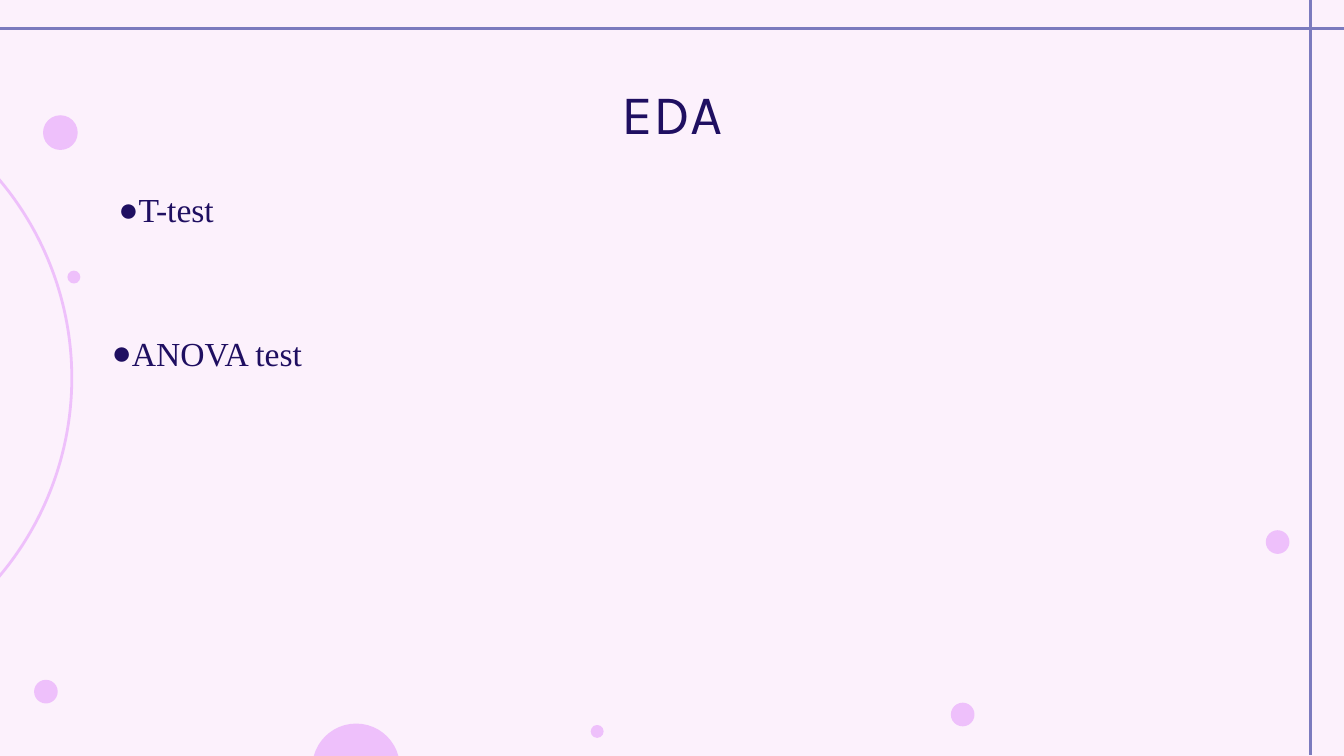
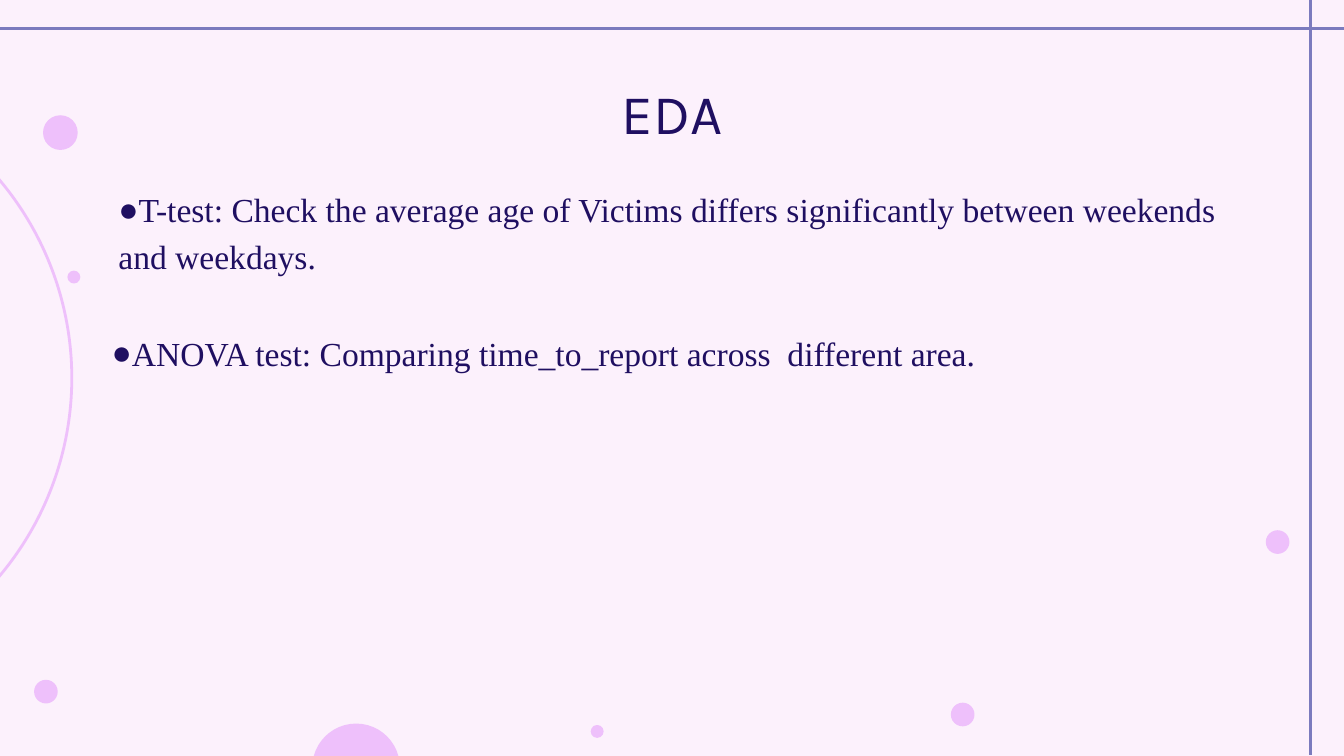
Before and after one commit to DoNgan0911/Crime_Analysis_Project, a slide deck: slide 12 of Report files/project slides.pptx. Drawn at 1344x756 pixels with LibreOffice and Linux fonts; fonts in the diff are those of the drawing. Boxes give left, top, right and bottom in pixels: in the first picture for what was removed or moved away, otherwise in the second. Text is boxed around its words. In the diff, an @@ line names an element or a change of style, - is before the commit and + after.

```diff
--- a/Report files/project slides.pptx
+++ b/Report files/project slides.pptx
@@ subtitle at [118,198,1215,275]: text changed @@
-● T-test
+● T-test: Check the average age of Victims differs significantly between weekends and weekdays.
@@ text at [132,342,975,372]: text changed @@
-● ANOVA test
+● ANOVA test: Comparing time_to_report across different area.
```
Also in this commit, not shown: 2 other slides changed, 6 other files.
